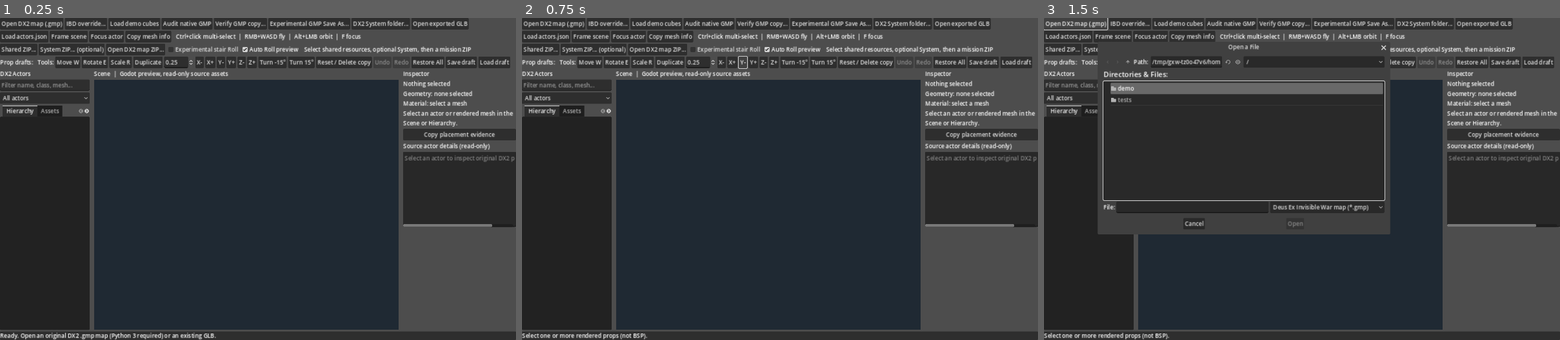
Above: before the commit, frames 1-3 (left to right).
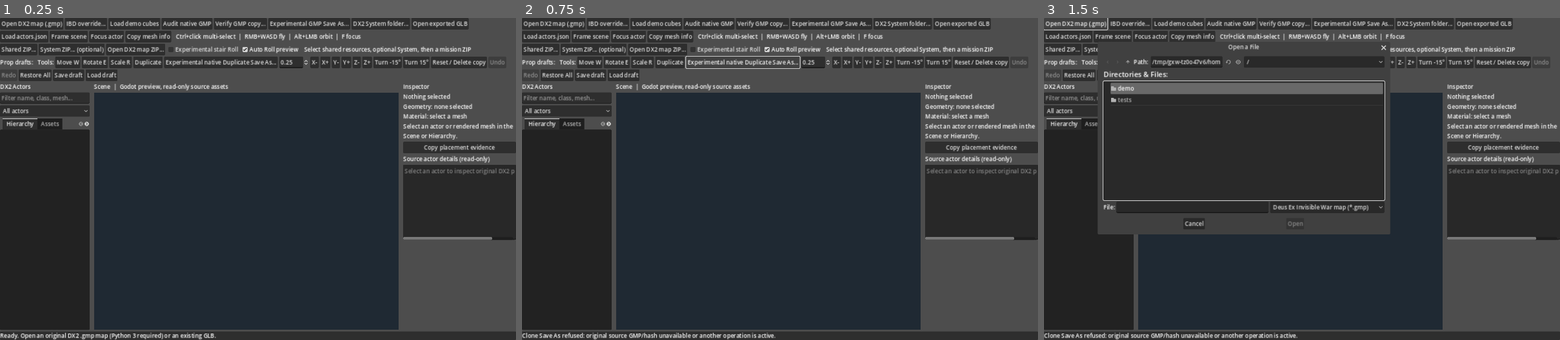
Above: after the commit, the same moments.

Repository: JakX2/Deus-Ex-2-SDK
Game: Godot game, scene res://main.tscn
Two runs of this game, one before a commit and one after it. Both use one fixed random seed, a clock stepped at 60 frames per second and the inputs below.
Inputs (mouse positions are in pixels of both pictures, inside the frame that each line leads up to):
- Up to frame 1 (0.25 s): no input
- Up to frame 2 (0.75 s): click (743, 63) at 0.5 s, where only the run after the commit has a clickable "Experimental native Duplicate…"
- Up to frame 3 (1.5 s): click "Open DX2 map (.gmp)" at 1.25 s

The runs differ from the first frame. In frame 1, 9.5% of the frame differs, in the area x 0-100%, y 12-69%; in frame 2, 10%, in the area x 0-100%, y 11-100%; in frame 3, 6.5%.

Commit message:
feat(dx2ed): gated native Duplicate Save As for one translated StaticMeshActor draft

Diff:
--- a/native_editor/godot_editor/main.gd
+++ b/native_editor/godot_editor/main.gd
@@ -75,6 +75,9 @@
 var json_dialog: FileDialog
 var gmp_dialog: FileDialog
 var gmp_save_as_dialog: FileDialog
+var native_clone_dialog: FileDialog
+var native_clone_confirmation: ConfirmationDialog
+var native_clone_pending: Dictionary = {}
 var gmp_verify_dialog: FileDialog
 var native_export_thread: Thread = null
 var native_export_target := ""
@@ -301,6 +304,11 @@
     duplicate_button.tooltip_text = "Clone selected rendered prop in the viewer. Does not write the GMP."
     duplicate_button.pressed.connect(_duplicate_selected_prop)
     prop_bar.add_child(duplicate_button)
+    var native_clone_button := Button.new()
+    native_clone_button.text = "Experimental native Duplicate Save As..."
+    native_clone_button.tooltip_text = "Export exactly ONE translated duplicate of an original StaticMeshActor. Isolated GMP only; game folder writes refused."
+    native_clone_button.pressed.connect(_open_native_clone_dialog)
+    prop_bar.add_child(native_clone_button)
     prop_edit_step = SpinBox.new()
     prop_edit_step.min_value = 0.05
     prop_edit_step.max_value = 10.0
@@ -747,6 +755,16 @@
     gmp_save_as_dialog.filters = PackedStringArray(["*.gmp ; Experimental location-only DX2 GMP"])
     gmp_save_as_dialog.file_selected.connect(_export_native_gmp_copy)
     add_child(gmp_save_as_dialog)
+    native_clone_dialog = FileDialog.new()
+    native_clone_dialog.access = FileDialog.ACCESS_FILESYSTEM
+    native_clone_dialog.file_mode = FileDialog.FILE_MODE_SAVE_FILE
+    native_clone_dialog.filters = PackedStringArray(["*.gmp ; Experimental ONE native StaticMeshActor clone GMP"])
+    native_clone_dialog.file_selected.connect(_stage_native_clone_export)
+    add_child(native_clone_dialog)
+    native_clone_confirmation = ConfirmationDialog.new()
+    native_clone_confirmation.title = "Confirm isolated DX2 StaticMeshActor duplication"
+    native_clone_confirmation.confirmed.connect(_execute_native_clone_export)
+    add_child(native_clone_confirmation)
     source_gamesys_light_dialog = FileDialog.new()
     source_gamesys_light_dialog.access = FileDialog.ACCESS_FILESYSTEM
     source_gamesys_light_dialog.file_mode = FileDialog.FILE_MODE_SAVE_FILE
@@ -1146,6 +1164,7 @@
     draft_prop_copies.clear()
     draft_prop_sources.clear()
     draft_brush_specs.clear()
+    native_clone_pending.clear()
     next_prop_copy_id = 1
     undo_stack.clear()
     redo_stack.clear()
@@ -3527,6 +3546,180 @@
     status_label.text = "Native location audit failed: " + message
 
 
+
+## Only one existing StaticMeshActor may be cloned natively at a time.
+## Normal Duplicate continues producing preview drafts until this explicit Save As.
+## A pure translation of its unmodified imported pose is the only supported edit.
+const NATIVE_CLONE_UNREAL_METRES := 0.01905
+
+func _native_clone_draft_plan() -> Dictionary:
+    if (scene_root == null or draft_prop_copies.size() != 1
+        or not property_overrides.is_empty() or not draft_brush_specs.is_empty()
+        or not draft_template_provenance.is_empty()):
+        return {}
+    # Native clone is not a combined edit mode. Other original transforms
+    # must stay at the exact imported poses; they are not silently discarded.
+    for name in original_mesh_transforms:
+        if not meshes_by_actor.has(name):
+            continue
+        var original_node: MeshInstance3D = meshes_by_actor[name]
+        if (is_instance_valid(original_node)
+            and not original_node.global_transform.is_equal_approx(original_mesh_transforms[name])):
+            return {}
+    var draft_name := str(draft_prop_copies.keys()[0])
+    var copy: MeshInstance3D = draft_prop_copies[draft_name]
+    var original_name := str(draft_prop_sources.get(draft_name, ""))
+    if (not is_instance_valid(copy) or not actors_by_name.has(original_name)
+        or not meshes_by_actor.has(original_name)
+        or not original_mesh_transforms.has(original_name)):
+        return {}
+    var original_actor: Dictionary = actors_by_name[original_name]
+    if (str(original_actor.get("class", "")) != "StaticMeshActor"
+        or int(original_actor.get("export", -1)) < 1):
+        return {}
+    var base_pose: Transform3D = original_mesh_transforms[original_name]
+    if not copy.global_transform.basis.is_equal_approx(base_pose.basis):
+        return {}  # Rotation/scale/preview auto-roll changes cannot be serialized.
+    var delta_world := copy.global_position - base_pose.origin
+    if not delta_world.is_finite() or delta_world.length_squared() <= 0.00000001:
+        return {}
+    # GLB basis: X=UE X; Y=UE Z; Z=UE Y. Never infer from mesh bounds.
+    var delta_unreal := Vector3(
+        delta_world.x / NATIVE_CLONE_UNREAL_METRES,
+        delta_world.z / NATIVE_CLONE_UNREAL_METRES,
+        delta_world.y / NATIVE_CLONE_UNREAL_METRES
+    )
+    if (not delta_unreal.is_finite()
+        or abs(delta_unreal.x) > 4096.0
+        or abs(delta_unreal.y) > 4096.0
+        or abs(delta_unreal.z) > 4096.0):
+        return {}
+    return {
+        "actor": original_name, "export": int(original_actor["export"]),
+        "draft_name": draft_name, "delta": [delta_unreal.x, delta_unreal.y, delta_unreal.z]
+    }
+
+
+func _native_clone_source_ready() -> bool:
+    return (build_thread == null and native_export_thread == null
+        and not last_gmp_path.is_empty()
+        and FileAccess.file_exists(last_gmp_path)
+        and last_gmp_path.get_file().to_lower() == current_source_map_name.to_lower()
+        and source_gamesys_sha256.length() == 64
+        and FileAccess.get_sha256(last_gmp_path) == source_gamesys_sha256)
+
+
+func _open_native_clone_dialog() -> void:
+    _finish_gizmo_drag()
+    native_clone_pending.clear()
+    if not _native_clone_source_ready():
+        status_label.text = "Clone Save As refused: original source GMP/hash unavailable or another operation is active."
+        return
+    if _native_clone_draft_plan().is_empty():
+        status_label.text = "Clone Save As supports exactly one moved StaticMeshActor preview copy, with no rotation, scaling, other moves, brushes or property edits."
+        return
+    var backend := ProjectSettings.globalize_path("res://../package_writer/dx2_actor_clone_probe.py")
+    if not FileAccess.file_exists(backend):
+        status_label.text = "Experimental native clone writer is unavailable."
+        return
+    native_clone_dialog.current_file = last_gmp_path.get_file()
+    native_clone_dialog.popup_centered_ratio(0.75)
+
+
+func _stage_native_clone_export(destination: String) -> void:
+    native_clone_pending.clear()
+    if not _native_clone_source_ready():
+        status_label.text = "Clone Save As refused: source GMP or import hash changed."
+        return
+    var plan := _native_clone_draft_plan()
+    if plan.is_empty() or destination.get_file().to_lower() != current_source_map_name.to_lower():
+        status_label.text = "Clone Save As refused: invalid draft or target map filename."
+        return
+    plan["source_sha256"] = source_gamesys_sha256
+    plan["source"] = last_gmp_path
+    plan["destination"] = destination
+    native_clone_pending = plan
+    native_clone_confirmation.dialog_text = (
+        "EXPERIMENTAL one-actor GMP copy ONLY. Never install automatically."
+        + "\nOriginal actor: " + str(plan["actor"])
+        + "\nOriginal export: " + str(plan["export"])
+        + "\nUnreal translation: " + str(plan["delta"])
+        + "\nOutput: " + destination
+        + "\n\nThe Python writer refuses game Maps folders, overwrites, and"
+        + " non-byte-exact original source hashes."
+        + "\nOriginal retail map stays unchanged. Runtime still requires testing."
+    )
+    native_clone_confirmation.popup_centered(Vector2i(720, 370))
+
+
+func _execute_native_clone_export() -> void:
+    if native_clone_pending.is_empty() or not _native_clone_source_ready():
+        native_clone_pending.clear()
+        status_label.text = "Clone Save As refused: source or operation changed before confirmation."
+        return
+    var current_plan := _native_clone_draft_plan()
+    var frozen := native_clone_pending.duplicate(true)
+    native_clone_pending.clear()
+    if (current_plan.is_empty()
+        or current_plan != {
+            "actor": frozen["actor"], "export": frozen["export"],
+            "draft_name": frozen["draft_name"], "delta": frozen["delta"]
+        }
+        or str(frozen["source"]) != last_gmp_path
+        or str(frozen["source_sha256"]) != source_gamesys_sha256):
+        status_label.text = "Clone Save As refused: preview clone or original source changed."
+        return
+    var script := ProjectSettings.globalize_path("res://../package_writer/dx2_actor_clone_probe.py")
+    if not FileAccess.file_exists(script):
+        status_label.text = "Clone Save As refused: Python clone script missing."
+        return
+    native_export_thread = Thread.new()
+    var error := native_export_thread.start(_run_native_clone_export.bind(script, frozen))
+    if error != OK:
+        native_export_thread = null
+        status_label.text = "Unable to start native prop clone worker."
+        return
+    status_label.text = "Verifying one native StaticMeshActor clone and writing isolated GMP..."
+
+
+func _run_native_clone_export(script: String, frozen: Dictionary) -> void:
+    var delta: Array = frozen["delta"]
+    var args := PackedStringArray([
+        script, str(frozen["source"]),
+        "--source-sha256", str(frozen["source_sha256"]),
+        "--actor-export", str(frozen["export"]),
+        "--actor-name", str(frozen["actor"]),
+        "--dx", str(delta[0]), "--dy", str(delta[1]), "--dz", str(delta[2]),
+        "--output", str(frozen["destination"])
+    ])
+    var stdout: Array = []
+    var code := OS.execute("python", args, stdout, true)
+    if code == -1:
+        var pyargs := PackedStringArray(["-3"])
+        pyargs.append_array(args)
+        stdout.clear()
+        code = OS.execute("py", pyargs, stdout, true)
+    call_deferred("_native_clone_export_finished", code, "\n".join(stdout))
+
+
+func _native_clone_export_finished(code: int, response: String) -> void:
+    if native_export_thread != null:
+        native_export_thread.wait_to_finish()
+        native_export_thread = null
+    var result: Variant = JSON.parse_string(response.strip_edges())
+    if (code == 0 and typeof(result) == TYPE_DICTIONARY
+        and result.get("schema") == "DX2Ed-experimental-native-prop-duplicate-v1"
+        and result.get("status") == "isolated-GMP-created-runtime-unverified"
+        and int(result.get("new_export_count", -1)) == int(result.get("original_export_count", 0)) + 1
+        and int(result.get("level_actor_count_after", -1)) == int(result.get("level_actor_count_before", 0)) + 1):
+        status_label.text = (
+            "Experimental native clone GMP saved: " + str(result.get("output_file", ""))
+            + " | New actor: " + str(result.get("new_actor_name", ""))
+            + " | Verify in a backed-up retail test and restore original."
+        )
+        return
+    status_label.text = "Native clone Save As refused: " + response.strip_edges().substr(0, 320)
+
 func _open_native_save_as_dialog() -> void:
     if scene_root == null or current_folder.is_empty():
         status_label.text = "Import a native GMP first."
